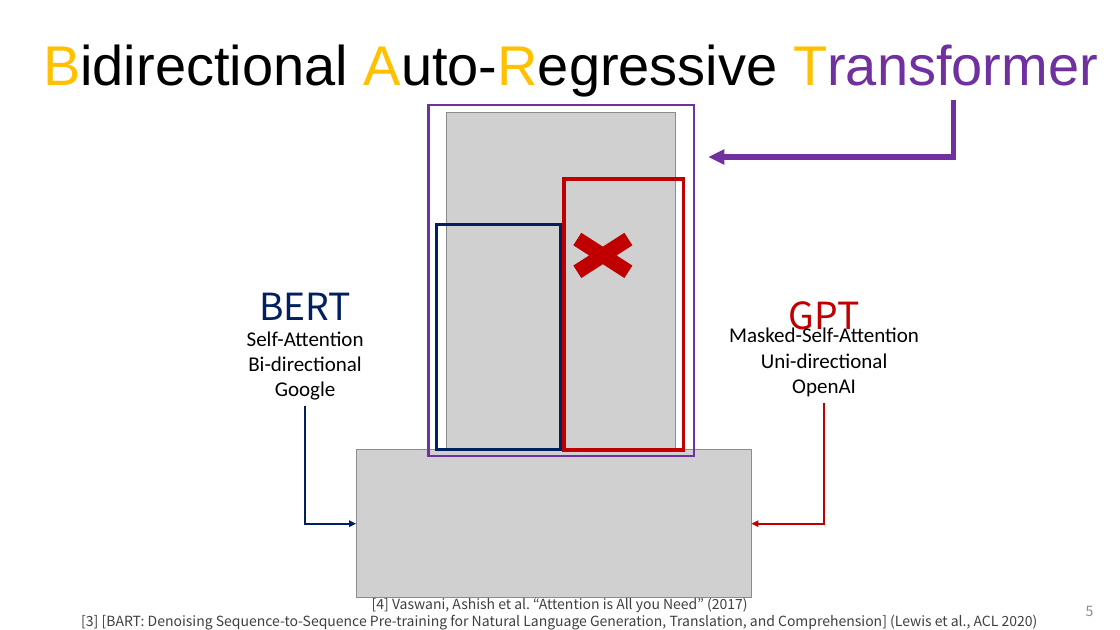
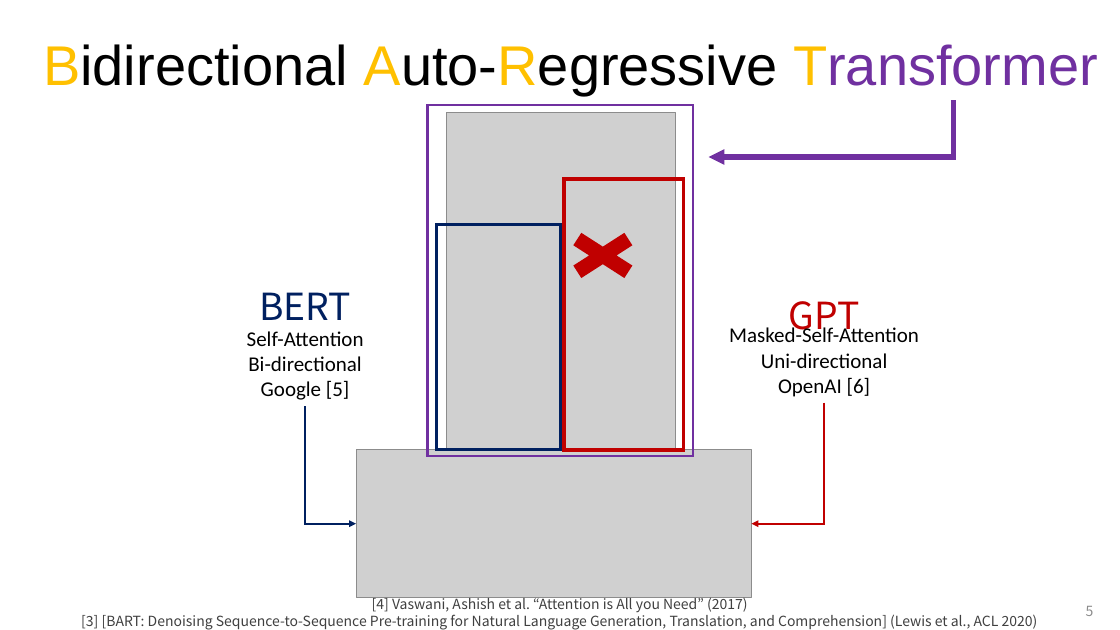
Before and after one commit to Sion1225/Study-Deeplearning-NLP, a slide deck: slide 5 of Presentation/感情認識に基づく対話システム.pptx. Drawn at 1120x630 pixels with LibreOffice and Linux fonts; fonts in the diff are those of the drawing; grey boxes stand for pictures. Boxes give left, top, right and bottom in pixels: in the first picture for what was removed or moved away, otherwise in the second. Text is boxed around its words. In the diff, an @@ line names an element or a change of style, - is before the commit and + after.

```diff
--- a/Presentation/感情認識に基づく対話システム.pptx
+++ b/Presentation/感情認識に基づく対話システム.pptx
@@ text at <box>261,380,349,400</box>: text changed @@
-Google
+Google [5]
@@ text at <box>778,377,870,397</box>: text changed @@
-OpenAI
+OpenAI [6]
```
Also in this commit, not shown: 4 other slides changed.
